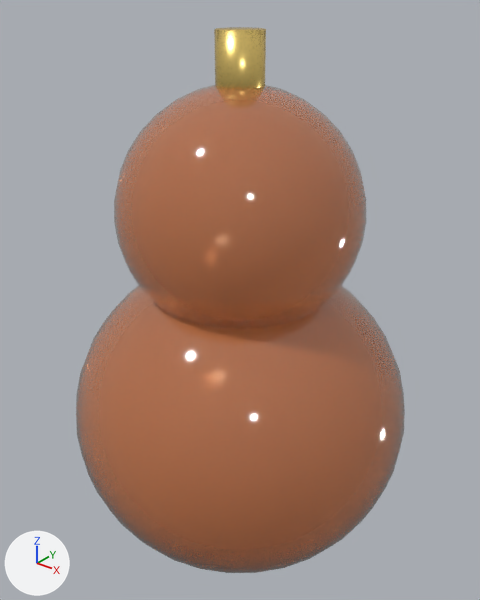
A saved change to the glTF model game/assets/resources/models/hulu.glb.
Both versions are drawn from a camera (50 mm lens) standing at (2.064, -2.381, 1.34) and looking at (1.189, -1.287, 0.661). Every picture has the same lights, and +X, +Y and +Z are marked at lower left. The first picture is the older version. Where no turn or scale is listed for an object, it has been applied to the vertices.

The scene before the commit, as lines of its bpy script (objects in view):
```python
mat_jadegreen = principled_material('JadeGreen')
mat_jadegreen.base_color = (0.85, 0.28, 0.1)  # orange #ed9059
mat_jadegreen.roughness = 0.08
mat_jadegreen.ior = 1.6
mat_jadegreen.transmission_weight = 0.55
mat_jadegreen.coat_weight = 1.0
me_sphere_012 = bpy.data.meshes.new('Sphere.012')
me_sphere_012.from_pydata(...)  # a UV sphere (32 segments, 20 rings, poles along z) spanning x -0.4..0.4, y -0.4..0.4, z -0.38..0.38, material slot 0; a UV sphere (28 segments, 18 rings, poles along z) spanning x -0.27..0.27, y -0.27..0.27, z 0.23..0.77, material slot 0; a 16-sided cylinder along z spanning x -0.05..0.05, y -0.05..0.05, z 0.69..0.87, material slot 1
me_sphere_012.materials.append(mat_jadegreen)  # orange #ed9059
me_sphere_012.materials.append(mat_gold)  # yellow #fddd81
ob_hulu = bpy.data.objects.new('hulu', me_sphere_012)
ob_hulu.location = (1.2, -1.3, 0.38)
```
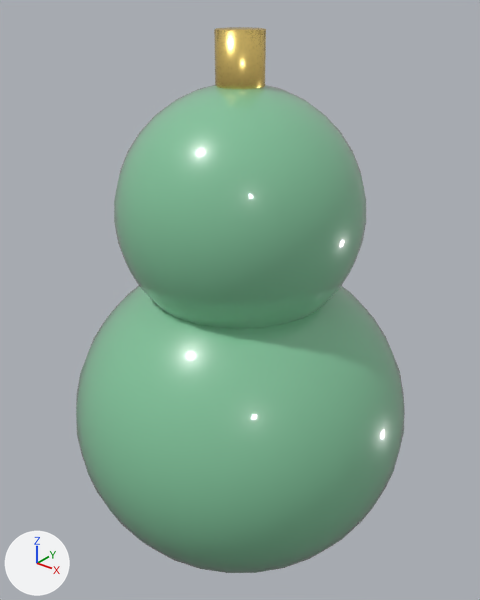
Changed parts and their boxes (x1, y1, x2, y2) in the pictures (480 x 600 px):
'hulu', recoloured, surface changed
    both: (76, 83, 405, 573)

Edits to the bpy script that builds the scene:
```text
Change mat_jadegreen:
    mat_jadegreen.base_color: (0.85, 0.28, 0.1) -> (0.22, 0.56, 0.33)  # orange #ed9059 -> green #81c59b
    mat_jadegreen.roughness: 0.08 -> 0.3
    remove mat_jadegreen.transmission_weight = 0.55
```
